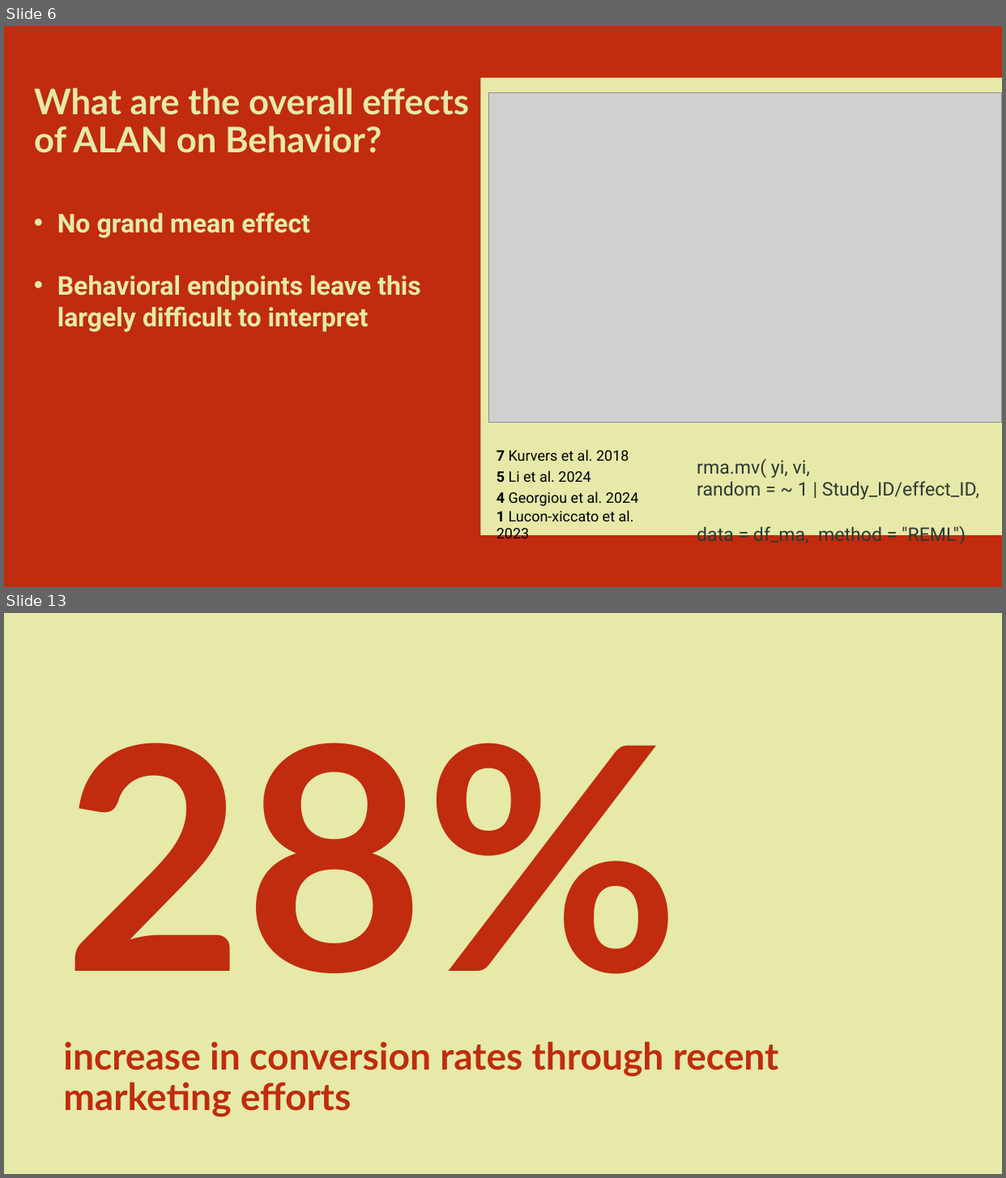
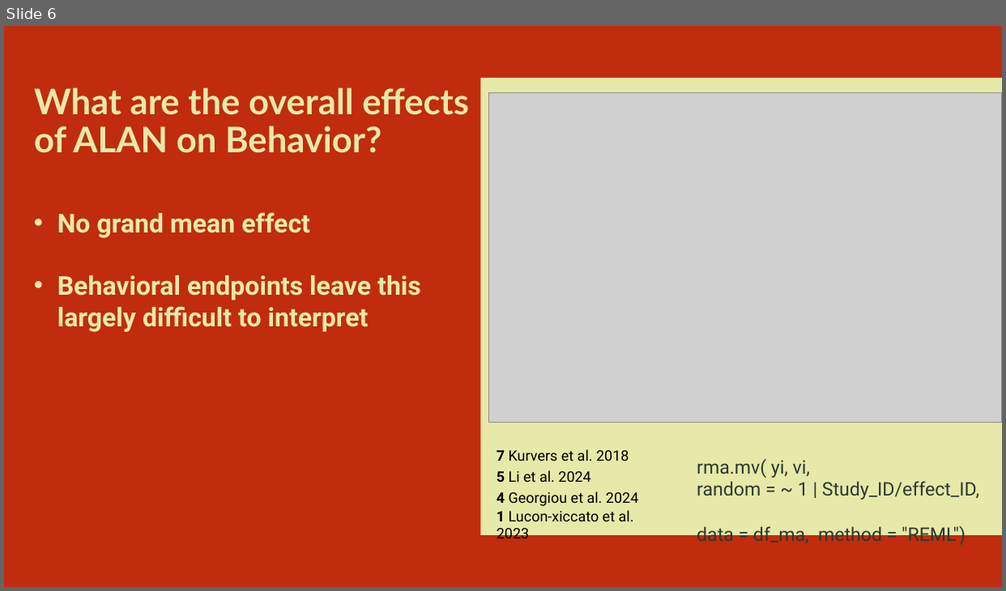
Before and after one commit to MaxxRAM/ALAN_MA_2026, a slide deck: MA spring 2026/The effects of ALAN on fish behavior.pptx. Shown one above the other, each under a label of ours: slides 6 and 13 before the commit, slide 6 after it; the slides between them are not shown. The pictures are 1006x1178 and 1006x591 pixels, drawn with LibreOffice and Linux fonts; fonts in the diff are those of the drawing; grey boxes stand for pictures. Boxes give left, top, right and bottom in pixels: in the first picture for what was removed or moved away, otherwise in the second. Text is boxed around its words. In the diff, an @@ line names an element or a change of style, - is before the commit and + after.

```diff
--- a/MA spring 2026/The effects of ALAN on fish behavior.pptx
+++ b/MA spring 2026/The effects of ALAN on fish behavior.pptx
@@ slide 13 removed at [4, 613, 1002, 1174], background #E7E9A8 @@
@@ text removed at [63, 743, 680, 974] @@
-28%
@@ title removed at [63, 1041, 779, 1118] @@
-increase in conversion rates through recent marketing efforts
```
Also in this commit, not shown: 2 slides changed, 3 slides added, 7 other slides removed, 4 other files.
